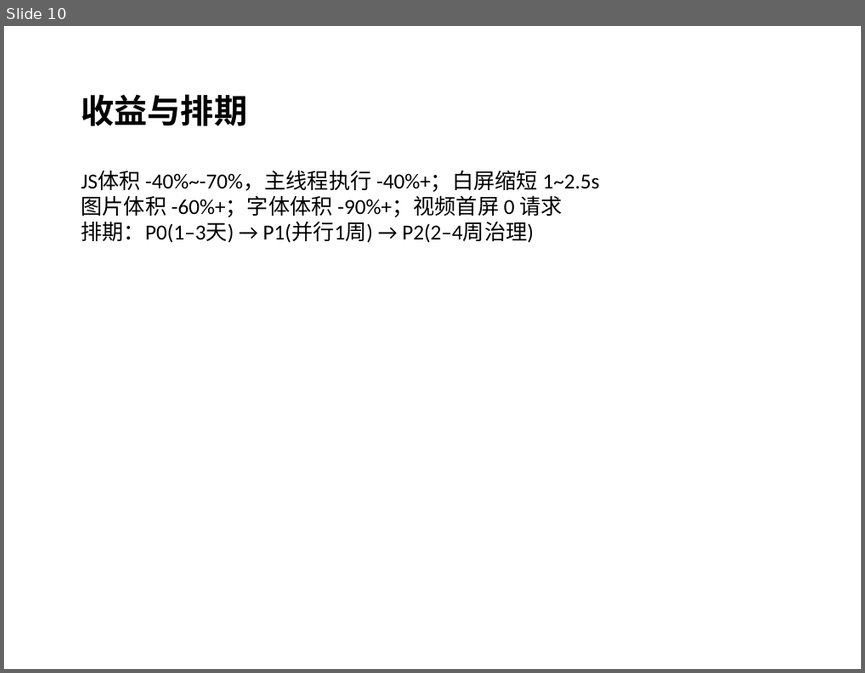
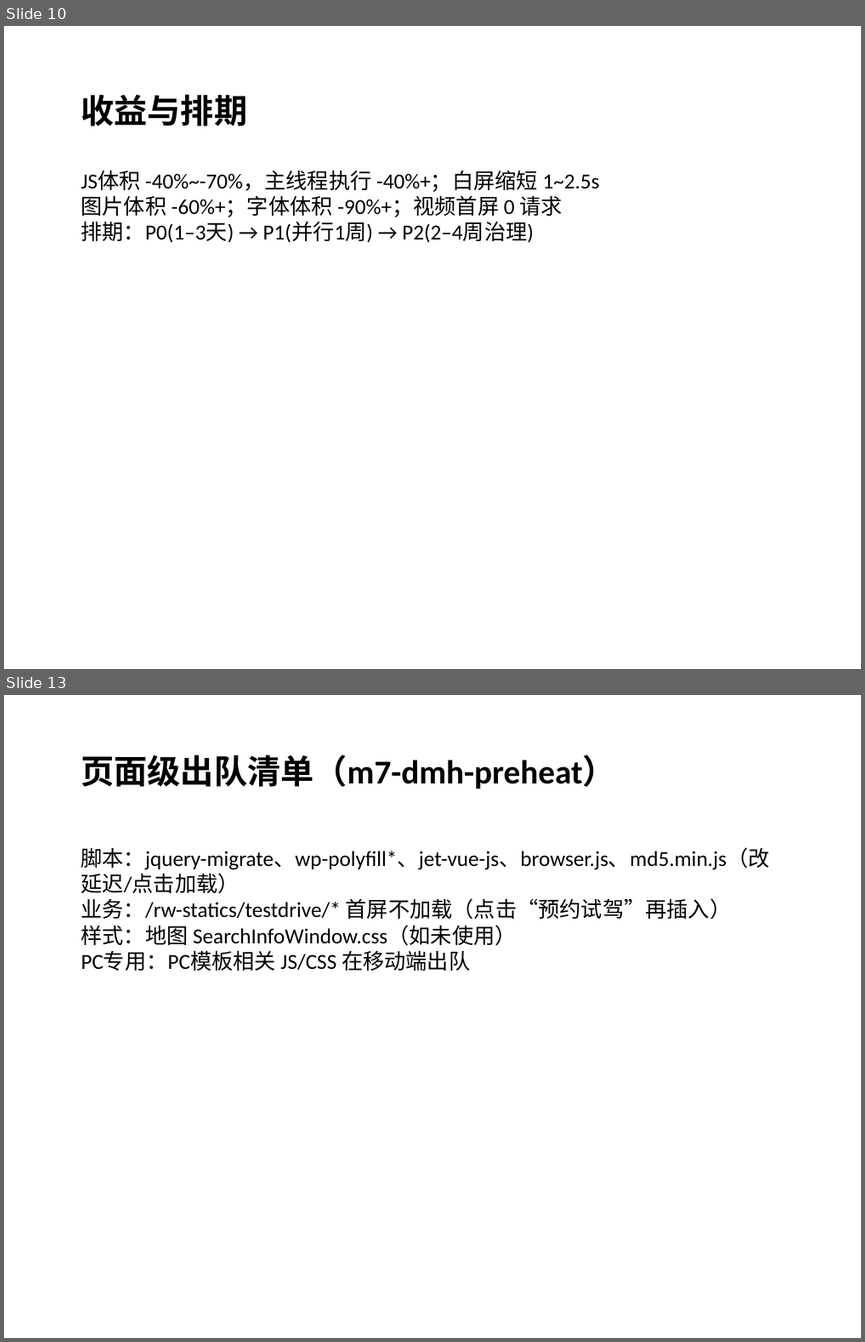
Before and after one commit to 330553981/android-design-support-lib-sample, a slide deck: 荣威M7DMH_移动端性能审计汇报.pptx. Shown one above the other, each under a label of ours: slide 10 before the commit, slides 10 and 13 after it; the slides between them are not shown. The pictures are 865x673 and 865x1342 pixels, drawn with LibreOffice and Linux fonts; fonts in the diff are those of the drawing. Boxes give left, top, right and bottom in pixels: in the first picture for what was removed or moved away, otherwise in the second. Text is boxed around its words. In the diff, an @@ line names an element or a change of style, - is before the commit and + after.

```diff
--- a/荣威M7DMH_移动端性能审计汇报.pptx
+++ b/荣威M7DMH_移动端性能审计汇报.pptx
@@ slide 13 added at [4, 695, 861, 1338], background #FFFFFF @@
@@ text added at [81, 755, 616, 789], 28 pt, text #000000, bold @@
+页面级出队清单（m7-dmh-preheat）
@@ text added at [81, 847, 770, 970], 18 pt, text #000000 @@
+脚本：jquery-migrate、wp-polyfill*、jet-vue-js、browser.js、md5.min.js（改延迟/点击加载）
+业务：/rw-statics/testdrive/* 首屏不加载（点击“预约试驾”再插入）
+样式：地图 SearchInfoWindow.css（如未使用）
+PC专用：PC模板相关 JS/CSS 在移动端出队
```
Also in this commit, not shown: 3 other slides added, 2 other files.
